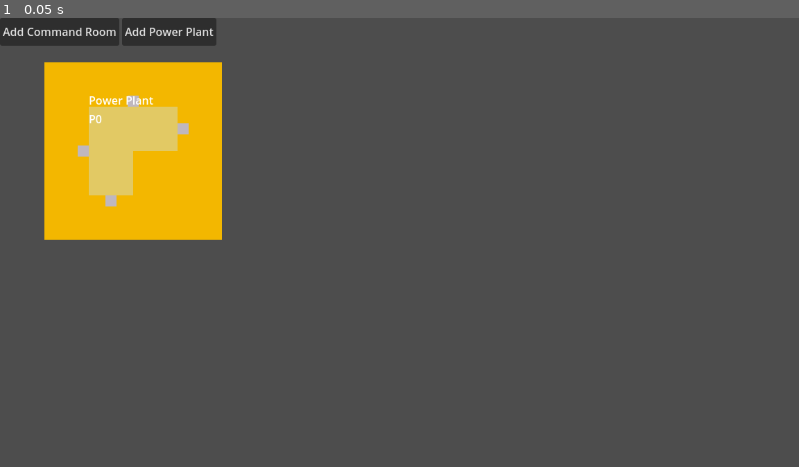
Above: before the commit, frame 1.
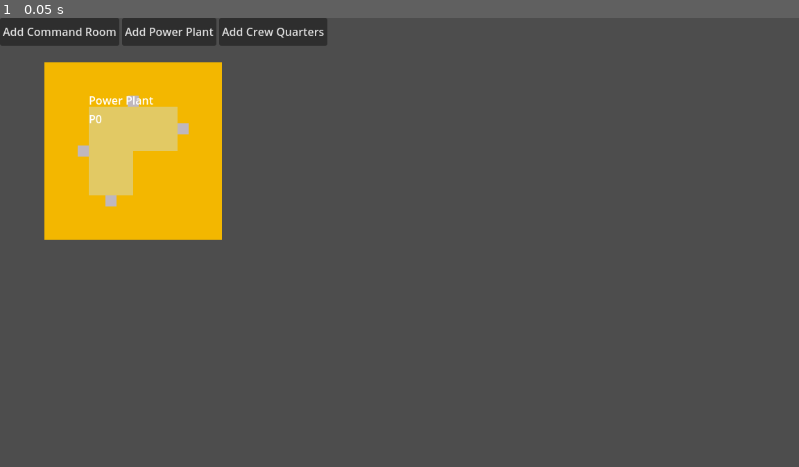
Above: after the commit, the same moment.

Repository: juhanikat/mothership
Game: Godot game, scene res://scenes/main.tscn
The game is run twice, just before and just after one commit, with the same random seed, the same clock (stepped at 60 frames per second) and the same inputs.
Inputs:
- Up to frame 1 (0.05 s): no input

The runs differ from the first frame. In frame 1, 0.8% of the frame differs, in the area x 27-41%, y 0-7%.

Commit message:
add crew quarters, new shape for it, and instructions for adding new room types in design.txt

Diff:
--- a/RoomData.gd
+++ b/RoomData.gd
@@ -6,7 +6,7 @@
 ## room_shape: RoomShape = Shape of the room.
 ## power_usage: int = How much power the room uses.
 
-enum RoomShape {LShape, SquareShape}
+enum RoomShape {LShape, SmallSquareShape, BigSquareShape}
 enum RoomType {COMMAND_ROOM, POWER_PLANT, CREW_QUARTERS}
 
 const room_colors = [Color("ff5a55"), Color("77a6fb"), Color("e2c964")]
@@ -15,7 +15,7 @@
 ## TODO: Use classes instead of dicts here to get autocomplete?
 const _command_room_data: Dictionary[String, Variant] = {
 	"room_name": "Command Room",
-	"room_shape": RoomShape.SquareShape,
+	"room_shape": RoomShape.SmallSquareShape,
 	"power_usage": 0
 }
 
@@ -25,10 +25,17 @@
 	"power_usage": 0
 }
 
+const _crew_quarters_data: Dictionary[String, Variant] = {
+	"room_name": "Crew Quarters",
+	"room_shape": RoomShape.BigSquareShape,
+	"power_usage": 1
+}
+
 ## Use this dict in tile.gd.
 const room_data = {
 	RoomType.COMMAND_ROOM: _command_room_data,
-	RoomType.POWER_PLANT: _power_plant_data
+	RoomType.POWER_PLANT: _power_plant_data,
+	RoomType.CREW_QUARTERS: _crew_quarters_data
 }
 
 
@@ -36,20 +43,22 @@
 ## NOTE: Remember to update these if you change the room shapes!
 const room_shape_dimensions = {
 	RoomShape.LShape: Vector2(128, 128),
-	RoomShape.SquareShape: Vector2(64, 64)
+	RoomShape.SmallSquareShape: Vector2(64, 64),
+	RoomShape.BigSquareShape: Vector2(128, 128)
 }
 
 ## Maps the shape of a room to the top left corner of the room the info should be.
 const room_info_pos = {
 	RoomShape.LShape: Vector2(-64, -64),
-	RoomShape.SquareShape: Vector2(-32, -32)
+	RoomShape.SmallSquareShape: Vector2(-32, -32),
+	RoomShape.BigSquareShape: Vector2(-64, -64),
 }
-
 
 ## Maps a RoomShape to an Array containing the locations of its connectors.
 ## NOTE: Add some offset to these so the rooms are not adjacent when snapped,
 ## otherwise room area detection does not work!
 const room_connectors = {
 	RoomShape.LShape: [Vector2(0, -72), Vector2(72, -32), Vector2(-32, 72), Vector2(-72, 0)],
-	RoomShape.SquareShape: [Vector2(0, -40),Vector2(40, 0), Vector2(0, 40), Vector2(-40, 0)]
+	RoomShape.SmallSquareShape: [Vector2(0, -40),Vector2(40, 0), Vector2(0, 40), Vector2(-40, 0)],
+	RoomShape.BigSquareShape: [Vector2(0, -72), Vector2(72, -32), Vector2(-32, 72), Vector2(-72, 0)],
 }
--- a/scenes/hud.gd
+++ b/scenes/hud.gd
@@ -10,3 +10,7 @@
 
 func _on_power_plant_button_pressed() -> void:
 	main.spawn_room(RoomData.RoomType.POWER_PLANT)
+
+
+func _on_crew_quarters_button_pressed() -> void:
+	main.spawn_room(RoomData.RoomType.CREW_QUARTERS)
--- a/scenes/hud.tscn
+++ b/scenes/hud.tscn
@@ -19,5 +19,11 @@
 focus_mode = 0
 text = "Add Power Plant"
 
+[node name="CrewQuartersButton" type="Button" parent="TopBar"]
+layout_mode = 2
+focus_mode = 0
+text = "Add Crew Quarters"
+
 [connection signal="pressed" from="TopBar/CommandRoomButton" to="." method="_on_command_room_button_pressed"]
 [connection signal="pressed" from="TopBar/PowerPlantButton" to="." method="_on_power_plant_button_pressed"]
+[connection signal="pressed" from="TopBar/CrewQuartersButton" to="." method="_on_crew_quarters_button_pressed"]
--- a/scenes/room.gd
+++ b/scenes/room.gd
@@ -16,9 +16,6 @@
 var clickable_area: Area2D # the clickable area around the room
 var room_info: Control # The room's info box, this is a child of the main node
 
-
-const LShape_dimensions = RoomData.room_shape_dimensions[RoomShape.LShape]
-const SquareShape_dimensions = RoomData.room_shape_dimensions[RoomShape.SquareShape]
 const RoomShape = RoomData.RoomShape
 
 const MAX_CONNECTOR_DISTANCE = 40
@@ -54,7 +51,9 @@
 		if room_shape.name == "LShapePolygon":
 			room_shapes[RoomShape.LShape] = room_shape.polygon
 		if room_shape.name == "SquareShapePolygon":
-			room_shapes[RoomShape.SquareShape] = room_shape.polygon
+			room_shapes[RoomShape.SmallSquareShape] = room_shape.polygon
+		if room_shape.name == "BigSquareShapePolygon":
+			room_shapes[RoomShape.BigSquareShape] = room_shape.polygon
 
 	polygon.polygon = room_shapes[_shape]
 
@@ -113,12 +112,7 @@
 	var collision = CollisionShape2D.new()
 	var shape = RectangleShape2D.new()
 
-	if _shape == RoomShape.LShape:
-		shape.size = LShape_dimensions * 2
-	elif _shape == RoomShape.SquareShape:
-		shape.size = SquareShape_dimensions * 2
-	else:
-		push_error("Room shape (" + str(_shape) + ") did not match any enum!")
+	shape.size = RoomData.room_shape_dimensions[_shape] * 2
 
 	collision.shape = shape
 	area.add_child(collision)
@@ -197,6 +191,7 @@
 	## that function can keep the locked status enabled.
 	var to = other_connector.global_position - emitters_connector.global_position
 	global_position += to
+	room_info.global_position += to
 	await get_tree().physics_frame
 	await get_tree().physics_frame
 	#await get_tree().physics_frame
--- a/scenes/room.tscn
+++ b/scenes/room.tscn
@@ -29,6 +29,9 @@
 visible = false
 polygon = PackedVector2Array(-32, -32, 32, -32, 32, 32, -32, 32)
 
+[node name="BigSquareShapePolygon" type="CollisionPolygon2D" parent="AllRoomShapes"]
+polygon = PackedVector2Array(-64, -64, 64, -64, 64, 64, -64, 64)
+
 [node name="NavigationRegion2D" type="NavigationRegion2D" parent="."]
 
 [node name="Node2D" type="Node2D" parent="."]
Not shown, changed: design.txt
